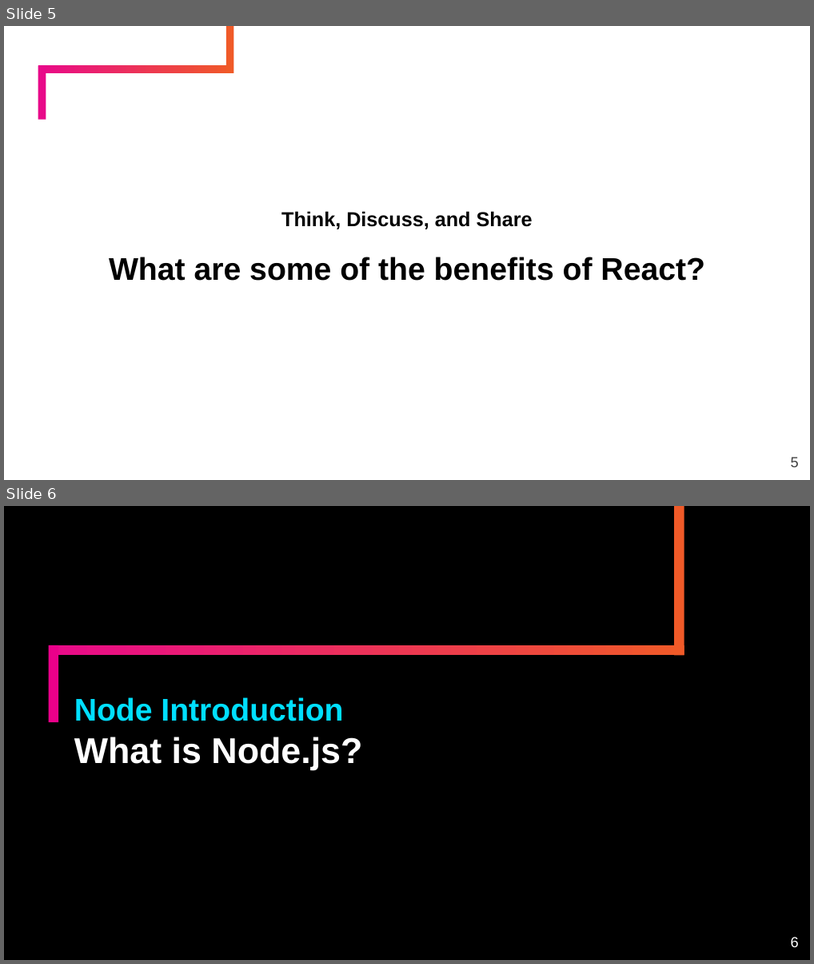
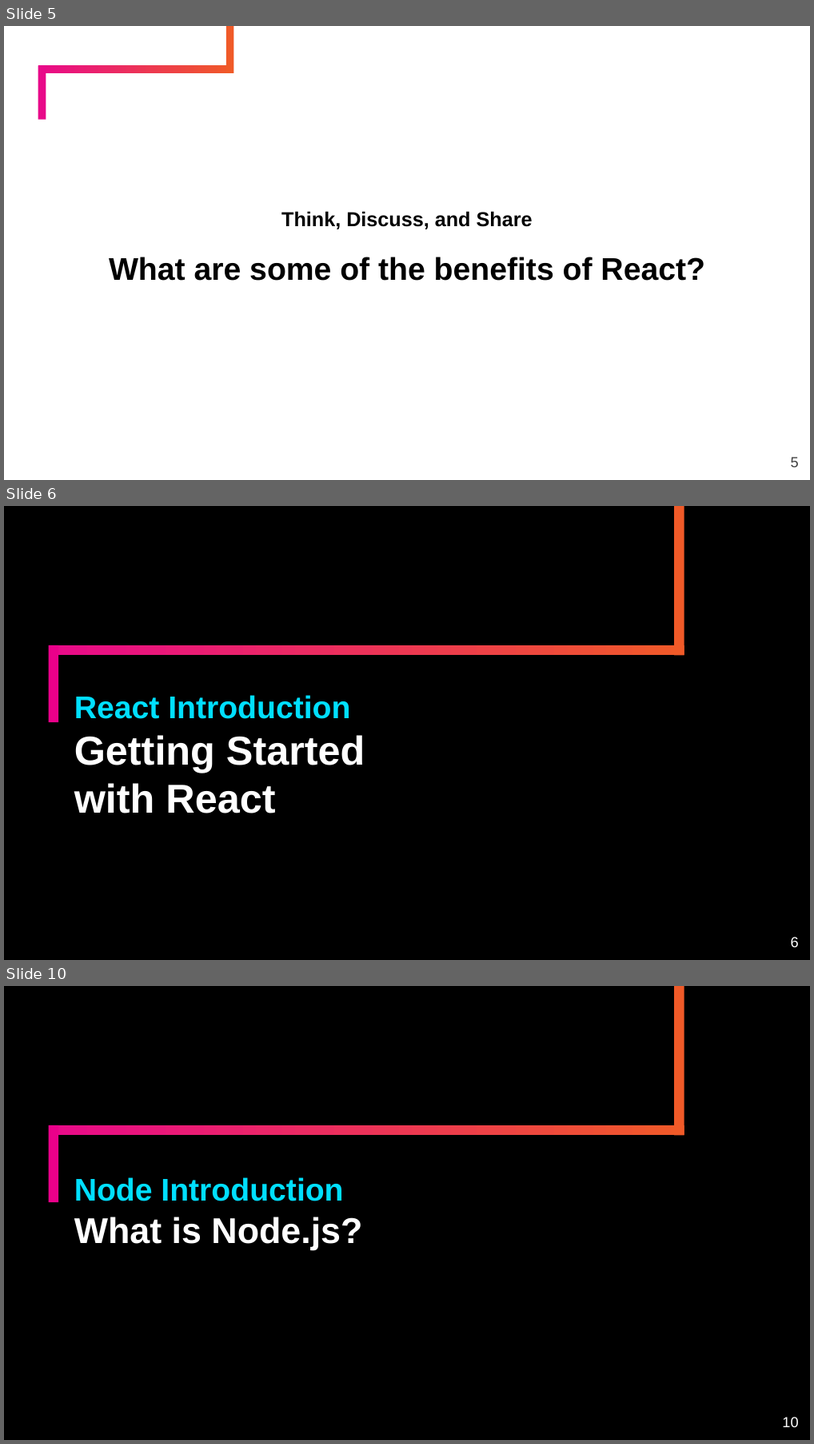
Before and after one commit to timmkellogg/ntg-react-fundamentals-session-2, a slide deck: day-2/slides/ppt/Node Introduction.pptx. Shown one above the other, each under a label of ours: slides 5 and 6 before the commit, slides 5, 6 and 10 after it; the slides between them are not shown. The pictures are 814x964 and 814x1444 pixels, drawn with LibreOffice and Linux fonts; fonts in the diff are those of the drawing; background and template pictures are left out. Boxes give left, top, right and bottom in pixels: in the first picture for what was removed or moved away, otherwise in the second. Text is boxed around its words. In the diff, an @@ line names an element or a change of style, - is before the commit and + after.

```diff
--- a/day-2/slides/ppt/Node Introduction.pptx
+++ b/day-2/slides/ppt/Node Introduction.pptx
@@ slide 6 added at <box>4,506,810,960</box>, background #000000; not listed: 3 template elements that a slide beside it also shows @@
@@ title added at <box>74,695,366,813</box>, 36 pt, text #FFFFFF, bold @@
+React Introduction
+Getting Started with React
@@ page number added at <box>791,936,799,947</box>, 13 pt, text #FFFFFF @@
+6
@@ what was slide 6 is now slide 10 @@
@@ page number at <box>782,1416,798,1427</box>: text changed @@
-6
+10
```
Also in this commit, not shown: 1 slide changed, 3 other slides added, 1 other file.
